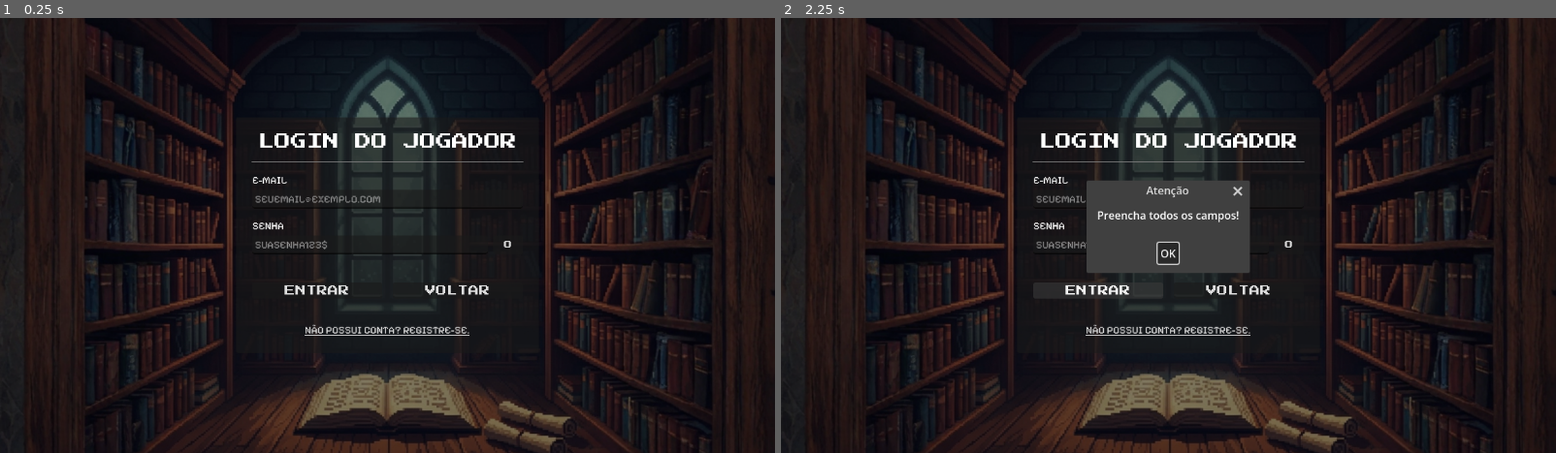
Above: before the commit, frames 1-2 (left to right).
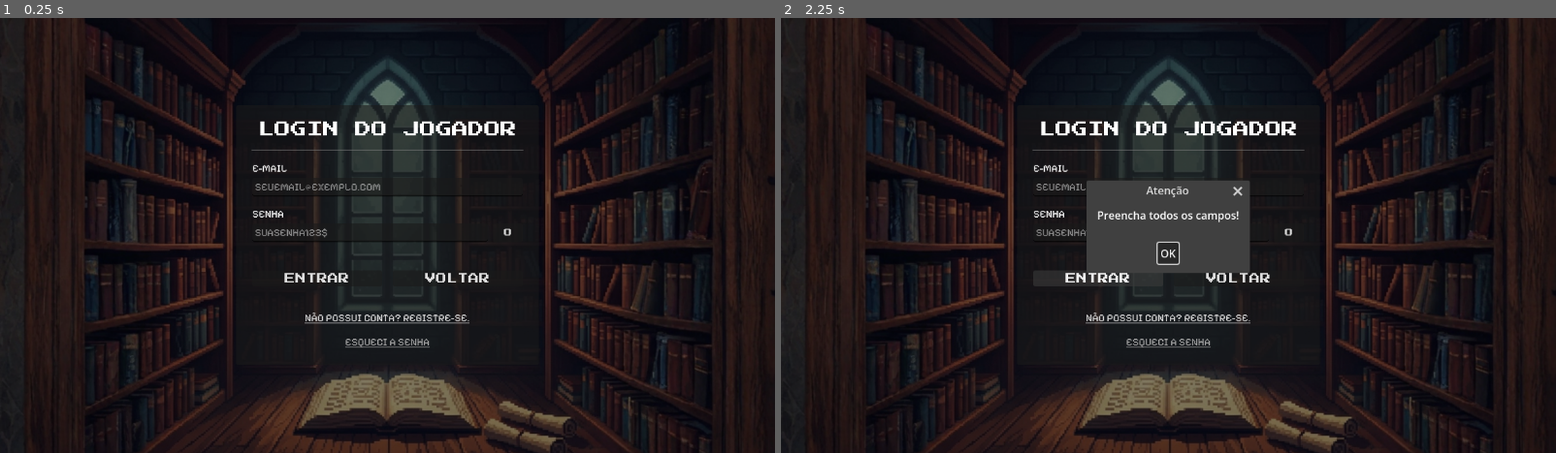
Above: after the commit, the same moments.

Repository: vortexufc/synthesis
Game: Godot game, scene res://scenes/ui/login.tscn
Same seed, same stepped clock (60 frames per second), same inputs: the game is played once before the commit and once after it. This scene is started directly instead of the project's main scene.
Inputs:
- Up to frame 1 (0.25 s): no input
- Up to frame 2 (2.25 s): click "O" at 0.5 s; click "-" at 1.25 s; click "ENTRAR" at 2 s

The runs differ from the first frame. In frame 1, 3.2% of the frame differs, in the area x 32-68%, y 20-80%; in frame 2, 2.9%.

Commit message:
feat: adicionado sistema de esqueci a senha
adicionei a rota /recover na classe do DatabaseManager e conectei via codigo o novo botao na UI de login

Diff:
--- a/scenes/ui/login.tscn
+++ b/scenes/ui/login.tscn
@@ -1,11 +1,11 @@
-[gd_scene format=3]
+[gd_scene format=3 uid="uid://b8x5oh6xk0ggt"]
 
-[ext_resource type="Script" path="res://scripts/ui/login.gd" id="1_xxyyzz"]
-[ext_resource type="Texture2D" path="res://background-cad-log.png" id="2_lrtfn"]
-[ext_resource type="FontFile" path="res://assets/fonts/PressStart2P-Regular.ttf" id="3_xebxy"]
-[ext_resource type="FontFile" path="res://assets/fonts/PixelifySans-VariableFont_wght.ttf" id="4_vjchv"]
+[ext_resource type="Script" uid="uid://krw2m40og6uv" path="res://scripts/ui/login.gd" id="1_xxyyzz"]
+[ext_resource type="Texture2D" uid="uid://br3rqesbdguvv" path="res://background-cad-log.png" id="2_lrtfn"]
+[ext_resource type="FontFile" uid="uid://dv4tjm47y3ygq" path="res://assets/fonts/PressStart2P-Regular.ttf" id="3_xebxy"]
+[ext_resource type="FontFile" uid="uid://cmf1h1hrvl201" path="res://assets/fonts/PixelifySans-VariableFont_wght.ttf" id="4_vjchv"]
 
-[node name="LoginScreen" type="Control"]
+[node name="LoginScreen" type="Control" unique_id=1568238133]
 layout_mode = 3
 anchors_preset = 15
 anchor_right = 1.0
@@ -14,7 +14,7 @@
 grow_vertical = 2
 script = ExtResource("1_xxyyzz")
 
-[node name="Background" type="TextureRect" parent="."]
+[node name="Background" type="TextureRect" parent="." unique_id=1444944258]
 layout_mode = 1
 anchors_preset = 15
 anchor_right = 1.0
@@ -25,7 +25,7 @@
 expand_mode = 1
 stretch_mode = 6
 
-[node name="Overlay" type="ColorRect" parent="."]
+[node name="Overlay" type="ColorRect" parent="." unique_id=1803621536]
 layout_mode = 1
 anchors_preset = 15
 anchor_right = 1.0
@@ -34,105 +34,113 @@
 grow_vertical = 2
 color = Color(0, 0, 0, 0.490196)
 
-[node name="CenterContainer" type="CenterContainer" parent="."]
+[node name="CenterContainer" type="CenterContainer" parent="." unique_id=1510791521]
 layout_mode = 1
 anchors_preset = 15
 anchor_right = 1.0
 anchor_bottom = 1.0
 grow_horizontal = 2
 grow_vertical = 2
+pivot_offset = Vector2(471, -83)
 
-[node name="PanelContainer" type="PanelContainer" parent="CenterContainer"]
+[node name="PanelContainer" type="PanelContainer" parent="CenterContainer" unique_id=486082815]
 custom_minimum_size = Vector2(450, 0)
 layout_mode = 2
 
-[node name="MarginContainer" type="MarginContainer" parent="CenterContainer/PanelContainer"]
+[node name="MarginContainer" type="MarginContainer" parent="CenterContainer/PanelContainer" unique_id=607056982]
 layout_mode = 2
 theme_override_constants/margin_left = 24
 theme_override_constants/margin_top = 24
 theme_override_constants/margin_right = 24
 theme_override_constants/margin_bottom = 24
 
-[node name="VBoxContainer" type="VBoxContainer" parent="CenterContainer/PanelContainer/MarginContainer"]
+[node name="VBoxContainer" type="VBoxContainer" parent="CenterContainer/PanelContainer/MarginContainer" unique_id=1376942715]
 layout_mode = 2
 theme_override_constants/separation = 16
 
-[node name="LabelTitle" type="Label" parent="CenterContainer/PanelContainer/MarginContainer/VBoxContainer"]
+[node name="LabelTitle" type="Label" parent="CenterContainer/PanelContainer/MarginContainer/VBoxContainer" unique_id=555682002]
 layout_mode = 2
 theme_override_fonts/font = ExtResource("3_xebxy")
 theme_override_font_sizes/font_size = 24
 text = "LOGIN DO JOGADOR"
 horizontal_alignment = 1
 
-[node name="HSeparator" type="HSeparator" parent="CenterContainer/PanelContainer/MarginContainer/VBoxContainer"]
+[node name="HSeparator" type="HSeparator" parent="CenterContainer/PanelContainer/MarginContainer/VBoxContainer" unique_id=999936230]
 layout_mode = 2
 
-[node name="VBoxEmail" type="VBoxContainer" parent="CenterContainer/PanelContainer/MarginContainer/VBoxContainer"]
+[node name="VBoxEmail" type="VBoxContainer" parent="CenterContainer/PanelContainer/MarginContainer/VBoxContainer" unique_id=1799503916]
 layout_mode = 2
 
-[node name="Label" type="Label" parent="CenterContainer/PanelContainer/MarginContainer/VBoxContainer/VBoxEmail"]
+[node name="Label" type="Label" parent="CenterContainer/PanelContainer/MarginContainer/VBoxContainer/VBoxEmail" unique_id=291025699]
 layout_mode = 2
 theme_override_fonts/font = ExtResource("4_vjchv")
 text = "E-MAIL"
 
-[node name="EmailInput" type="LineEdit" parent="CenterContainer/PanelContainer/MarginContainer/VBoxContainer/VBoxEmail"]
+[node name="EmailInput" type="LineEdit" parent="CenterContainer/PanelContainer/MarginContainer/VBoxContainer/VBoxEmail" unique_id=519980463]
 layout_mode = 2
 theme_override_fonts/font = ExtResource("4_vjchv")
 placeholder_text = "SEUEMAIL@EXEMPLO.COM"
 
-[node name="VBoxPassword" type="VBoxContainer" parent="CenterContainer/PanelContainer/MarginContainer/VBoxContainer"]
+[node name="VBoxPassword" type="VBoxContainer" parent="CenterContainer/PanelContainer/MarginContainer/VBoxContainer" unique_id=945391369]
 layout_mode = 2
 
-[node name="Label" type="Label" parent="CenterContainer/PanelContainer/MarginContainer/VBoxContainer/VBoxPassword"]
+[node name="Label" type="Label" parent="CenterContainer/PanelContainer/MarginContainer/VBoxContainer/VBoxPassword" unique_id=772555726]
 layout_mode = 2
 theme_override_fonts/font = ExtResource("4_vjchv")
 text = "SENHA"
 
-[node name="HBoxPassword" type="HBoxContainer" parent="CenterContainer/PanelContainer/MarginContainer/VBoxContainer/VBoxPassword"]
+[node name="HBoxPassword" type="HBoxContainer" parent="CenterContainer/PanelContainer/MarginContainer/VBoxContainer/VBoxPassword" unique_id=18857952]
 layout_mode = 2
 theme_override_constants/separation = 8
 
-[node name="PasswordInput" type="LineEdit" parent="CenterContainer/PanelContainer/MarginContainer/VBoxContainer/VBoxPassword/HBoxPassword"]
+[node name="PasswordInput" type="LineEdit" parent="CenterContainer/PanelContainer/MarginContainer/VBoxContainer/VBoxPassword/HBoxPassword" unique_id=1320547984]
 layout_mode = 2
 size_flags_horizontal = 3
 theme_override_fonts/font = ExtResource("4_vjchv")
 placeholder_text = "SUASENHA123$"
 secret = true
 
-[node name="BtnShowPassword" type="Button" parent="CenterContainer/PanelContainer/MarginContainer/VBoxContainer/VBoxPassword/HBoxPassword"]
+[node name="BtnShowPassword" type="Button" parent="CenterContainer/PanelContainer/MarginContainer/VBoxContainer/VBoxPassword/HBoxPassword" unique_id=167941080]
 layout_mode = 2
 theme_override_fonts/font = ExtResource("3_xebxy")
 theme_override_font_sizes/font_size = 12
 toggle_mode = true
 text = " O "
 
-[node name="Spacer" type="Control" parent="CenterContainer/PanelContainer/MarginContainer/VBoxContainer"]
+[node name="Spacer" type="Control" parent="CenterContainer/PanelContainer/MarginContainer/VBoxContainer" unique_id=930143709]
 custom_minimum_size = Vector2(0, 10)
 layout_mode = 2
 
-[node name="HBoxButtons" type="HBoxContainer" parent="CenterContainer/PanelContainer/MarginContainer/VBoxContainer"]
+[node name="HBoxButtons" type="HBoxContainer" parent="CenterContainer/PanelContainer/MarginContainer/VBoxContainer" unique_id=1542079120]
 layout_mode = 2
 theme_override_constants/separation = 16
 alignment = 1
 
-[node name="BtnLogin" type="Button" parent="CenterContainer/PanelContainer/MarginContainer/VBoxContainer/HBoxButtons"]
+[node name="BtnLogin" type="Button" parent="CenterContainer/PanelContainer/MarginContainer/VBoxContainer/HBoxButtons" unique_id=1679419733]
 layout_mode = 2
 size_flags_horizontal = 3
 theme_override_fonts/font = ExtResource("3_xebxy")
 text = "ENTRAR"
 
-[node name="BtnBack" type="Button" parent="CenterContainer/PanelContainer/MarginContainer/VBoxContainer/HBoxButtons"]
+[node name="BtnBack" type="Button" parent="CenterContainer/PanelContainer/MarginContainer/VBoxContainer/HBoxButtons" unique_id=257476115]
 layout_mode = 2
 size_flags_horizontal = 3
 theme_override_fonts/font = ExtResource("3_xebxy")
 text = "VOLTAR"
 
-[node name="Spacer2" type="Control" parent="CenterContainer/PanelContainer/MarginContainer/VBoxContainer"]
+[node name="Spacer2" type="Control" parent="CenterContainer/PanelContainer/MarginContainer/VBoxContainer" unique_id=1097180359]
 custom_minimum_size = Vector2(0, 5)
 layout_mode = 2
 
-[node name="LinkRegister" type="LinkButton" parent="CenterContainer/PanelContainer/MarginContainer/VBoxContainer"]
+[node name="LinkRegister" type="LinkButton" parent="CenterContainer/PanelContainer/MarginContainer/VBoxContainer" unique_id=742756702]
 layout_mode = 2
 size_flags_horizontal = 4
 theme_override_fonts/font = ExtResource("4_vjchv")
 text = "NÃO POSSUI CONTA? REGISTRE-SE."
+
+[node name="LinkEsqueciSenha" type="LinkButton" parent="CenterContainer/PanelContainer/MarginContainer/VBoxContainer" unique_id=1281683014]
+layout_mode = 2
+size_flags_horizontal = 4
+theme_override_colors/font_color = Color(0.666667, 0.666667, 0.666667, 1)
+theme_override_fonts/font = ExtResource("4_vjchv")
+text = "ESQUECI A SENHA"
--- a/scripts/autoload/DatabaseManager.gd
+++ b/scripts/autoload/DatabaseManager.gd
@@ -10,6 +10,7 @@
 # sinais para a tela de login e cadastro
 signal auth_sucesso(token: String)
 signal auth_erro(mensagem: String)
+signal reset_senha_enviado()
 
 # no q cuida das requisições
 var http_request: HTTPRequest
@@ -67,6 +68,10 @@
 			print("usuario cadastrado com sucesso!")
 			# o auth do supabase envia um "user" no signup
 			auth_sucesso.emit("cadastrado_ok")
+		elif body_text == "{}" or body_text == "":
+			# a rota de recuperar senha da 200 mas retorna body vazio
+			print("Email de recuperacao enviado!")
+			reset_senha_enviado.emit()
 		else:
 			print("dados gerais chegaram.")
 			dados_recebidos.emit(dados)
@@ -101,6 +106,14 @@
 	# endpoint do supabase pra pegar o token de login
 	make_request("/auth/v1/token?grant_type=password", HTTPClient.METHOD_POST, data)
 
+func recuperar_senha(email: String) -> void:
+	print("Pedindo reset de senha para: ", email)
+	var data = {
+		"email": email
+	}
+	# endpoint do supabase pra mandar o email de reset
+	make_request("/auth/v1/recover", HTTPClient.METHOD_POST, data)
+
 # --- FUNCOES DA TASK 2 ---
 
 # testa puxar geral da tabela de alunos
--- a/scripts/ui/login.gd
+++ b/scripts/ui/login.gd
@@ -6,16 +6,19 @@
 @onready var btn_login: Button = $CenterContainer/PanelContainer/MarginContainer/VBoxContainer/HBoxButtons/BtnLogin
 @onready var btn_back: Button = $CenterContainer/PanelContainer/MarginContainer/VBoxContainer/HBoxButtons/BtnBack
 @onready var link_register: LinkButton = $CenterContainer/PanelContainer/MarginContainer/VBoxContainer/LinkRegister
+@onready var link_esqueci_senha: LinkButton = $CenterContainer/PanelContainer/MarginContainer/VBoxContainer/LinkEsqueciSenha
 
 func _ready() -> void:
 	btn_login.pressed.connect(_on_btn_login_pressed)
 	btn_back.pressed.connect(_on_btn_back_pressed)
 	link_register.pressed.connect(_on_link_register_pressed)
+	link_esqueci_senha.pressed.connect(_on_esqueci_senha_pressed)
 	btn_show_password.toggled.connect(_on_btn_show_password_toggled)
 
 	# Escutando as respostas do banco
 	DatabaseManager.auth_sucesso.connect(_on_auth_sucesso)
 	DatabaseManager.auth_erro.connect(_on_auth_erro)
+	DatabaseManager.reset_senha_enviado.connect(_on_reset_senha_enviado)
 
 func _on_btn_show_password_toggled(button_pressed: bool) -> void:
 	password_input.secret = !button_pressed
@@ -49,6 +52,22 @@
 	print("Erro ao fazer login: ", mensagem)
 	btn_login.disabled = false
 
+func _on_reset_senha_enviado() -> void:
+	print("Se o email existir, um link de recuperacao foi enviado!")
+
+# ---- FIM DOS SINAIS DE AUTH ----
+
+# (Para o User) Função pra chamar quando clicar no botão de Esqueci a Senha
+func _on_esqueci_senha_pressed() -> void:
+	var email := email_input.text.strip_edges()
+
+	if email.is_empty():
+		print("Preencha o seu e-mail na caixa de texto para recuperar a senha!")
+		return
+
+	print("Solicitando link de recuperação para: ", email)
+	DatabaseManager.recuperar_senha(email)
+
 func _on_btn_back_pressed() -> void:
 	print("Voltar pressionado. Mudando de cena...")
 	# get_tree().change_scene_to_file("res://scenes/ui/menu_principal.tscn")
